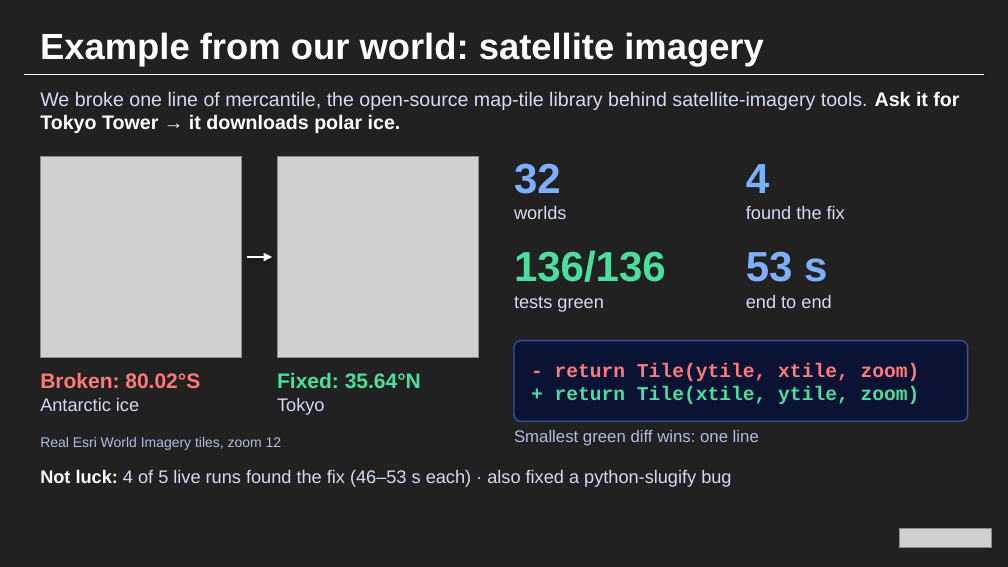
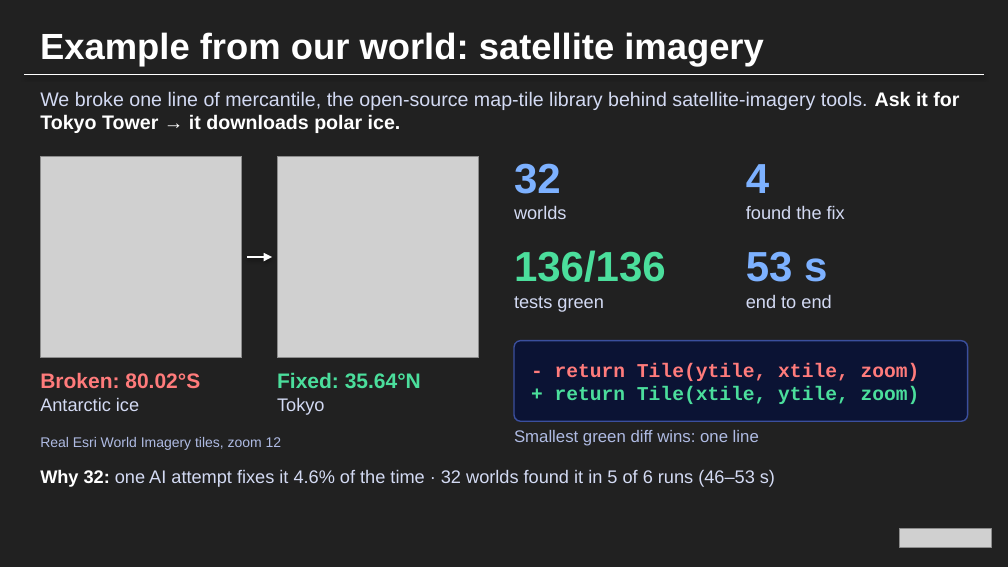
Before and after one commit to 0xtkey256/everett, a slide deck: slide 6 of deck/Everett.pptx. Drawn at 1008x567 pixels with LibreOffice and Linux fonts; fonts in the diff are those of the drawing; grey boxes stand for pictures; background and template pictures are left out. Boxes give left, top, right and bottom in pixels: in the first picture for what was removed or moved away, otherwise in the second. Text is boxed around its words. In the diff, an @@ line names an element or a change of style, - is before the commit and + after.

Commit message:
deck: why 32 — one AI attempt 4.6% vs 32 worlds 5 of 6 runs (from 6 real runs, 196 worlds)

```diff
--- a/deck/Everett.pptx
+++ b/deck/Everett.pptx
@@ text at (40,469,775,487): text changed @@
-Not luck: 4 of 5 live runs found the fix (46–53 s each) · also fixed a python-slugify bug
+Why 32: one AI attempt fixes it 4.6% of the time · 32 worlds found it in 5 of 6 runs (46–53 s)
```
Also in this commit, not shown: 2 other files.
